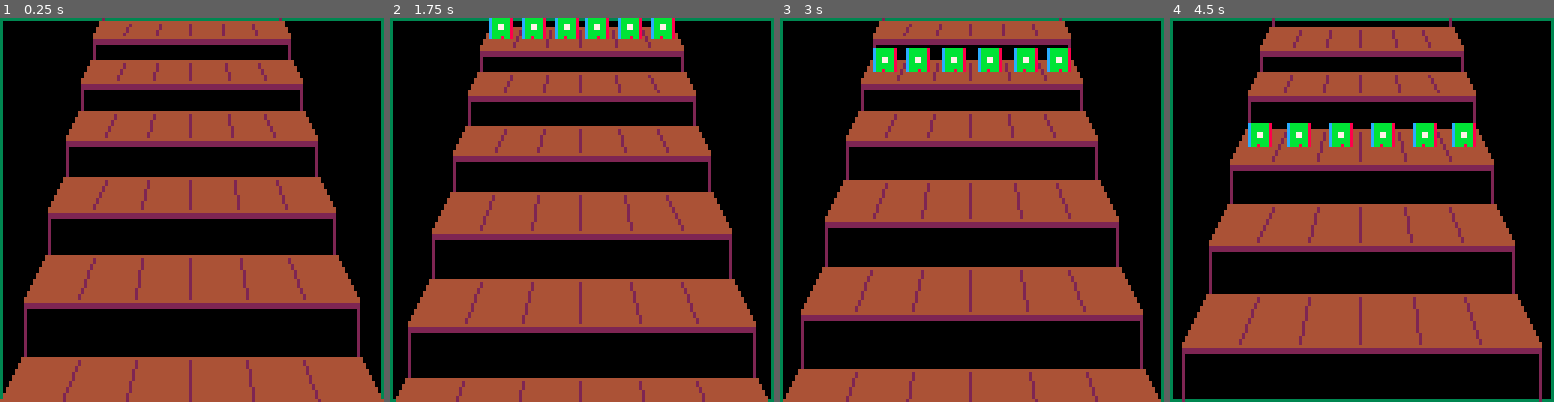
Above: before the commit, frames 1-4 (left to right).
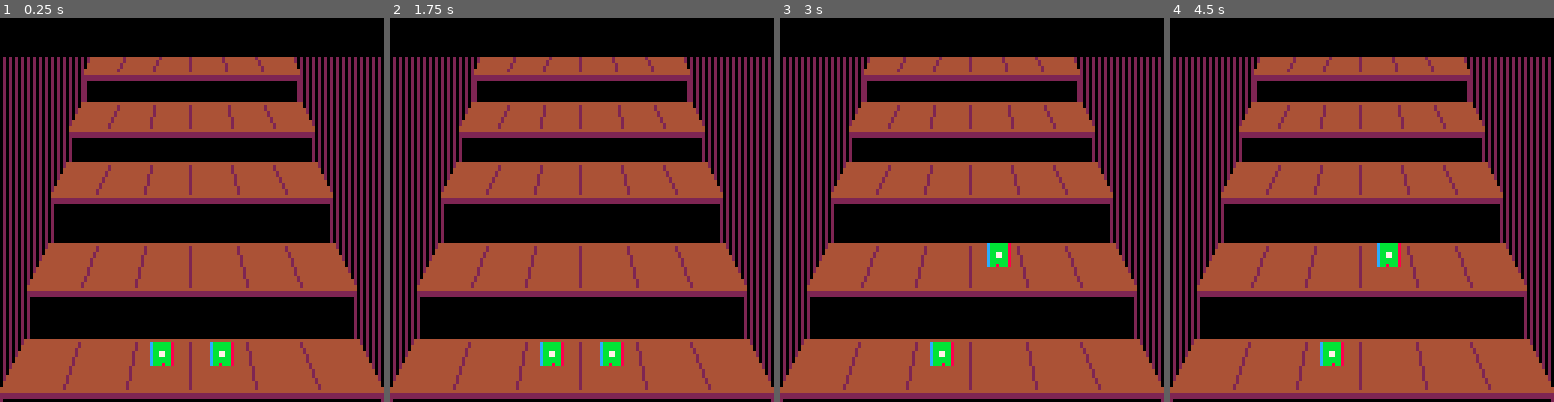
Above: after the commit, the same moments.

Repository: aylanonsense/stairs
Game: PICO-8 cartridge cart.p8
The game is run twice, just before and just after one commit, with the same random seed, the same clock (stepped at 60 frames per second) and the same inputs.
Inputs:
- Up to frame 1 (0.25 s): no input
- Up to frame 2 (1.75 s): tap X (X key) at 0.33, 1.07 s; tap O (Z key) at 0.7, 1.7 s; hold Right from 1.6 s (still down)
- Up to frame 3 (3 s): tap X (X key) at 1.85, 2.97 s; release Right at 2.1 s; tap O (Z key) at 2.1, 2.5, 2.9 s; hold Up 2.15-2.42 s; hold Right from 2.47 s (still down)
- Up to frame 4 (4.5 s): release Right at 3.03 s; hold Left 3.08-3.58 s; tap O (Z key) at 3.3, 3.7, 4.1 s; hold Down 3.63-3.97 s; hold Right from 4.02 s (still down); tap X (X key) at 4.08 s

The runs differ from the first frame. In frame 1, 45% of the frame differs, in the area x 0-100%, y 0-100%; in frame 2, 75%; in frame 3, 56%; in frame 4, 81%.

Commit message:
Little shoes that can run up stairs

Diff:
--- a/cart.p8
+++ b/cart.p8
@@ -2,12 +2,35 @@
 version 18
 __lua__
 
-local stair_y
+-- constants
+local controllers = { 1, 0 }
+
+-- input vars
+local buttons
+local button_presses
+
+-- game vars
+local stair_offset_y
 local entities
+local shoes
 
 function _init()
-  stair_y = 147
+  buttons = { {}, {} }
+  button_presses = { {}, {} }
+  stair_offset_y = 147
   entities = {
+    {
+      type = "shoe",
+      player_number = 1,
+      stair = 1,
+      segment = 3
+    },
+    {
+      type = "shoe",
+      player_number = 2,
+      stair = 1,
+      segment = 4
+    },
     {
       stair = 7,
       segment = 1
@@ -32,29 +55,58 @@
       segment = 6
     }
   }
+  shoes = { entities[1], entities[2] }
 end
 
 function _update()
-  stair_y = stair_y + 1
-  if stair_y >= 166 then
-    stair_y = 127
+  -- keep track of button presses
+  local p
+  for p = 1, 2 do
+    local i
+    for i = 0, 5 do
+      button_presses[p][i] = btn(i, controllers[p]) and not buttons[p][i]
+      buttons[p][i] = btn(i, controllers[p])
+    end
+  end
+
+  if (shoes[1].stair > 1 and shoes[2].stair > 1) or stair_offset_y < 147 then
+    stair_offset_y = stair_offset_y + 4
+  end
+  if stair_offset_y >= 166 then
+    stair_offset_y = 127
     for entity in all(entities) do
       entity.stair = entity.stair - 1
     end
   end
+
+  for p = 1, 2 do
+    if btnp2(2, p) then
+      shoes[p].stair = shoes[p].stair + 1
+    end
+  end
 end
 
 function _draw()
+  -- clear the screen
+  cls()
+
+  -- draw vertical purple stripes for the walls
+  for x = 1, 127, 2 do
+    line(x + (x > 64 and 1 or 0), 0, x + (x > 64 and 1 or 0), 128, 2)
+  end
+
+  -- draw the stairs
   local stair_positions = {}
-  cls()
-  rect(0, 0, 127, 127, 3)
-  local width, rise_left = calc_stair_size(stair_y)
+  local width, rise_left = calc_stair_size(stair_offset_y)
   local bottom_width, bottom_y
-  for y = flr(stair_y), 0, -1 do
+  for y = flr(stair_offset_y), 0, -1 do
+    -- each stair has six segments running horizontally
     local segments = {}
     local width_2, rise_left_2 = calc_stair_size(y)
+    -- advance up each stair
     if rise_left > 0 then
       rise_left = rise_left - 1
+      -- record the bottom of the step
       if rise_left <= 0 then
         bottom_width = width
         bottom_y = y - 1
@@ -72,13 +124,11 @@
         local bottom_left_x = 64 - bottom_width / 2
         local top_right_x = 64 + top_width / 2 + 1
         local bottom_right_x = 64 + bottom_width / 2
+        -- draw the lines between stair segments
         for p = 1 / 6, 5.5 / 6, 1 / 6 do
           line(top_left_x + (top_right_x - top_left_x) * p, top_y, bottom_left_x + (bottom_right_x - bottom_left_x) * p, bottom_y, 2)
-          -- local gap = y > 90 and 2 or (y > 50 and 1 or 0)
-          -- line(top_left_x + (top_right_x - top_left_x) * p - gap, top_y, bottom_left_x + (bottom_right_x - bottom_left_x) * p - gap, bottom_y, 2)
-          -- line(top_left_x + (top_right_x - top_left_x) * p + gap, top_y, bottom_left_x + (bottom_right_x - bottom_left_x) * p + gap, bottom_y, 2)
         end
-        -- record stair positions
+        -- record segment positions
         local middle_y = (top_y + bottom_y) / 2
         local middle_left_x = (top_left_x + bottom_left_x) / 2
         local middle_right_x = (top_right_x + bottom_right_x) / 2
@@ -93,16 +143,24 @@
         bottom_y = nil
       end
     end
+
+    -- draw the stairs
+    local left_x = 64 - width / 2
+    local right_x = 64 + width / 2 - 0.5
+    -- draw the purple part of the stairs
     if rise_left > 0 then
-      pset(64 - width / 2, y, 2)
-      pset(64 + width / 2 - 0.5, y, 2)
+      line(left_x, y, right_x, y, 0)
+      pset(left_x, y, 2)
+      pset(right_x, y, 2)
       if rise_left <= 2 then
-        line(64 - width / 2, y, 64 + width / 2 - 0.5, y, 2)
+        line(left_x, y, right_x, y, 2)
       end
+    -- draw the brown part of the stairs
     else
-      line(64 - width / 2, y, 64 + width / 2 - 0.5, y, 4)
-    end
-  end
+      line(left_x, y, right_x, y, 4)
+    end
+  end
+
   -- draw entities
   for entity in all(entities) do
     if stair_positions[entity.stair] then
@@ -112,18 +170,154 @@
       pset(x, y, 8)
     end
   end
+
+  -- draw black bar along the top
+  rectfill(0, 0, 127, 12, 0)
 end
 
 function calc_stair_size(y)
   return flr((60 + 60 * y / 127) / 2) * 2, flr(6 + y / 10)
 end
 
-…(9 lines of a section not shown)…
+function btn2(button_num, player_num)
+  return buttons[player_num][button_num]
+end
+
+function btnp2(button_num, player_num, consume_press)
+  if button_presses[player_num][button_num] then
+    if consume_press then
+      button_presses[player_num][button_num] = false
+    end
+    return true
+  end
+end
+…(130 lines of a section not shown)…
Not shown, changed: 120 lines of the sprite sheet (__gfx__) section of cart.p8
